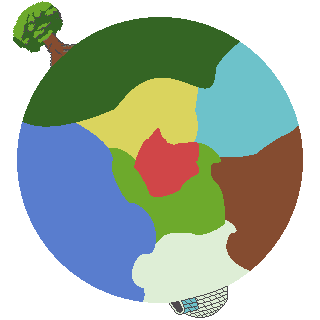
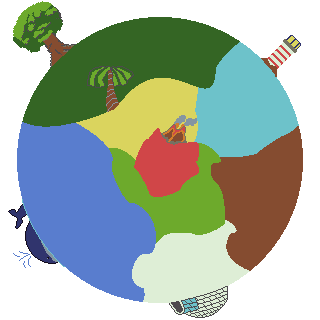
Comparing the layer stacks of the two w=320, h=320 images. Changes:
painted on "core" over [161, 115, 197, 145]
moved "chunk5" above "chunk4", painted on it over [194, 35, 301, 124]
moved "chunk4" above "chunk3" over [170, 143, 178, 145]
moved "chunk3" above "chunk2", painted on it over [87, 66, 197, 145]
moved "chunk2" above "chunk1", painted on it over [8, 199, 65, 268]
